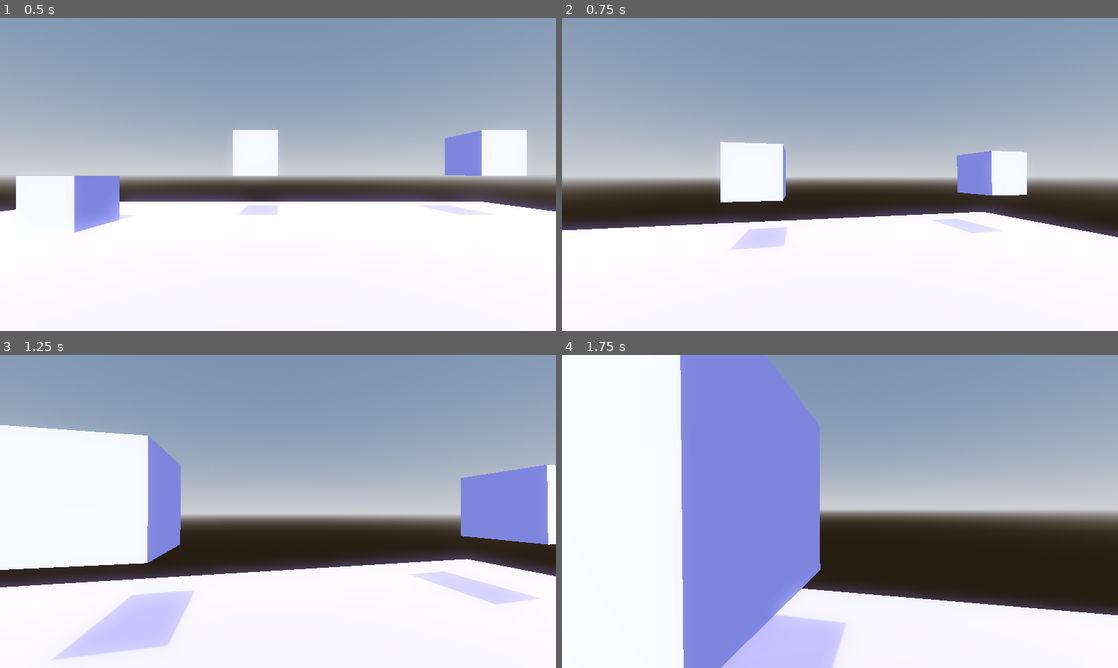
Above: before the commit, frames 1-4 (two rows, left to right).
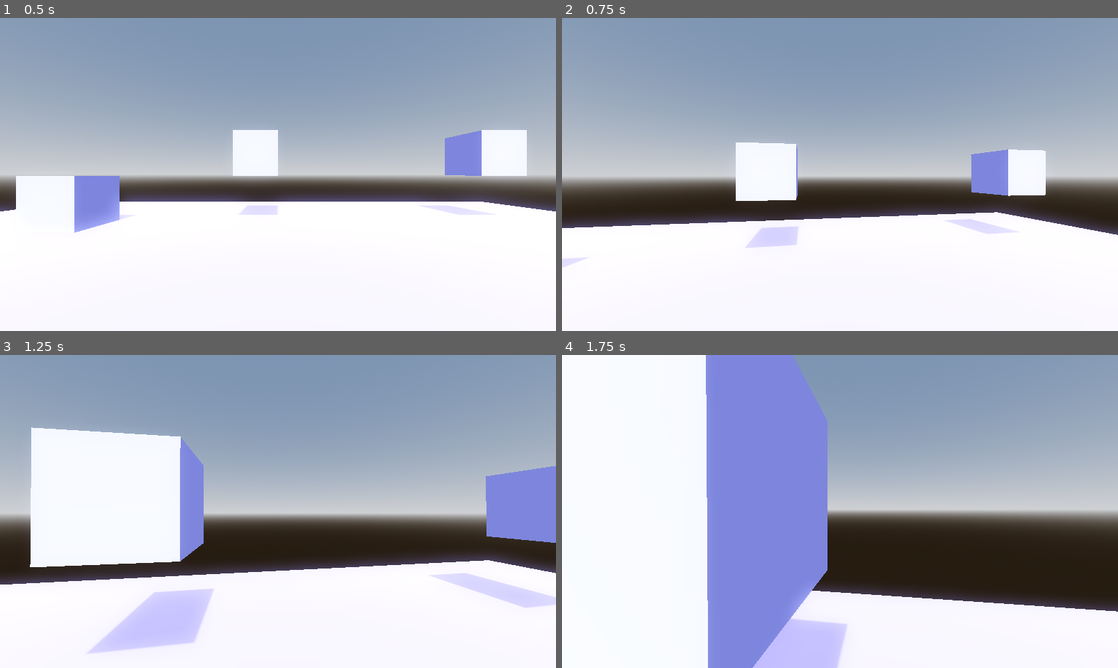
Above: after the commit, the same moments.

Repository: Dragon20C/Godot-first-person-controller
Game: Godot game, scene res://Data/Scenes/main.tscn
Two runs of this game, one before a commit and one after it. Both use one fixed random seed, a clock stepped at 60 frames per second and the inputs below.
Inputs (mouse positions are in pixels of both pictures, inside the frame that each line leads up to):
- Up to frame 1 (0.5 s): no input
- Up to frame 2 (0.75 s): tap Enter (ui_accept) at 0.5 s; move the mouse to (867, 174) at 0.52 s; hold W (forward) from 0.53 s (still down); hold Shift (sprint) from 0.53 s (still down)
- Up to frame 3 (1.25 s): keep holding W (forward); keep holding Shift (sprint); tap Enter (ui_accept) at 0.77 s
- Up to frame 4 (1.75 s): keep holding W (forward); move the mouse to (812, 511) at 1.27 s; release Shift (sprint) at 1.28 s; tap Shift (sprint) at 1.35 s; tap Enter (ui_accept) at 1.52 s

Frame 1 is identical in both runs. In frame 2, 3.2% of the frame differs, in the area x 0-100%, y 39-80%; in frame 3, 11%, in the area x 0-100%, y 22-98%; in frame 4, 7.4%.

Commit message:
Added footsteps.

Diff:
--- a/Data/Scripts/Motion.gd
+++ b/Data/Scripts/Motion.gd
@@ -15,6 +15,7 @@
 @export var feet_audio_player : AudioStreamPlayer3D
 
 @export_group("Footstep")
+var stepped : bool = false
 @export var footstep_sounds : Array[AudioStreamWAV]
 
 var time : float = 0.0
@@ -22,7 +23,7 @@
 func _physics_process(delta):
 
 	if enable_headbob:
-		if Player.velocity.length() > 0:
+		if Player.velocity.length() > 0 and Player.is_on_floor():
 			time += delta * Player.velocity.length() * float(Player.is_on_floor())
 			Camera.transform.origin = Motion()
 			if enable_stab:
@@ -35,6 +36,9 @@
 	var Pos = Vector3.ZERO
 	Pos.y += sin(time * Frequency) * Amplitude
 	Pos.x += cos(time * Frequency / 2) * Amplitude * 2
+
+	CanPlayFootStep(Pos.y)
+
 	return Pos
 
 func RestartPosition(delta):
@@ -42,6 +46,13 @@
 	Camera.transform.origin = Camera.transform.origin.lerp(Vector3.ZERO,10 * delta)
 	time = 0.0
 
+func CanPlayFootStep(y_value : float):
+	if y_value < 0 and !stepped:
+		PlayFootStepSound()
+		stepped = true
+	elif y_value >0 and stepped:
+		stepped = false
+
 func PlayFootStepSound():
 	var random_index : int = randi_range(0,footstep_sounds.size() - 1)
 	feet_audio_player.stream = footstep_sounds[random_index]
--- a/project.godot
+++ b/project.godot
@@ -17,8 +17,8 @@
 
 [display]
 
-window/size/viewport_width=1600
-window/size/viewport_height=900
+window/size/viewport_width=1280
+window/size/viewport_height=720
 
 [input]
 
